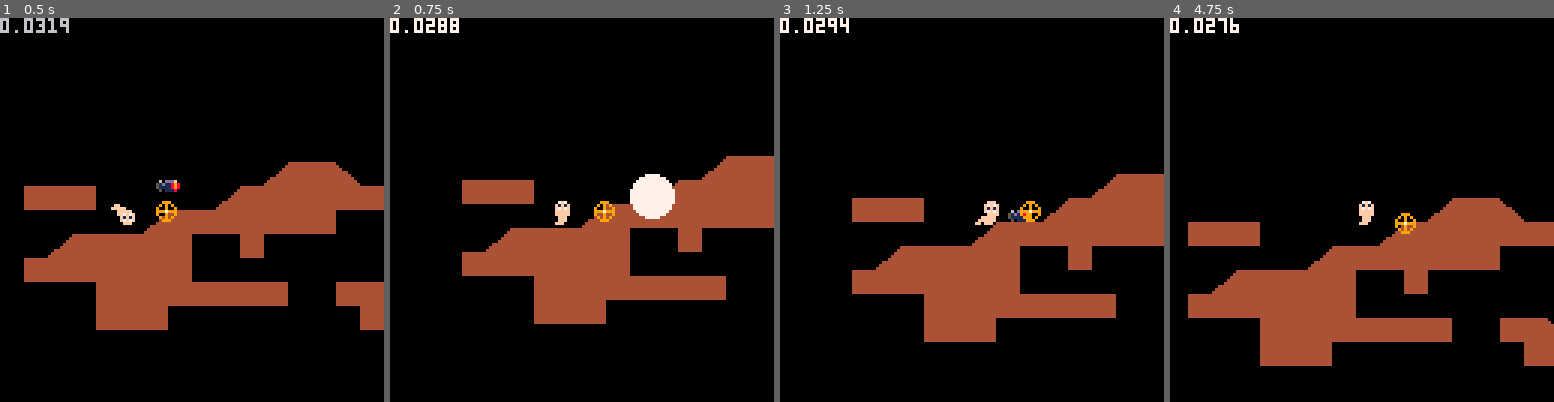
Above: before the commit, frames 1-4 (left to right).
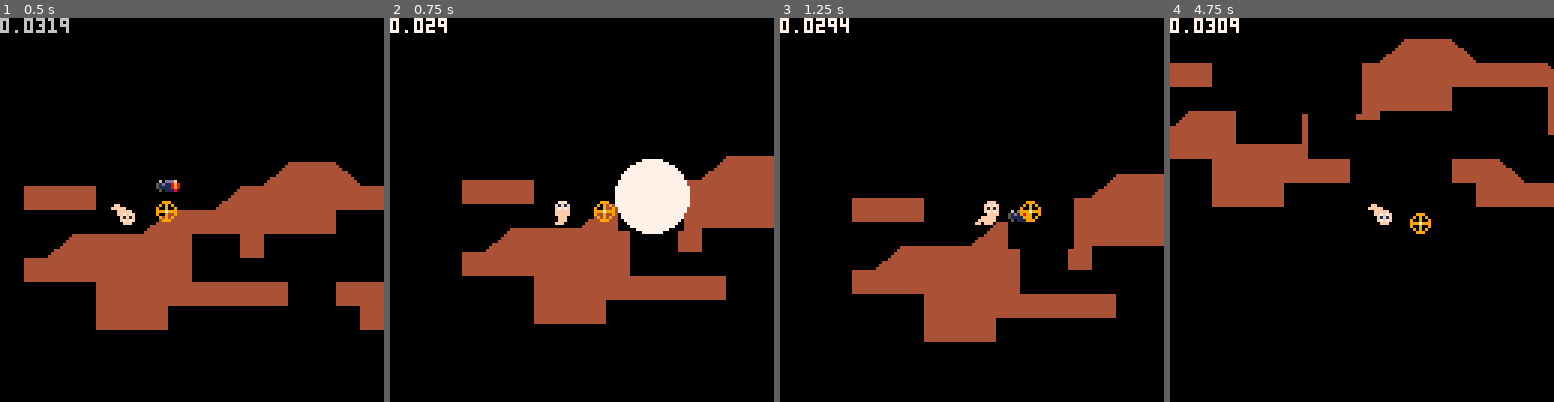
Above: after the commit, the same moments.

Repository: thomasvt/PICO-8-Worms
Game: PICO-8 cartridge worms.p8
The game is run twice, just before and just after one commit, with the same random seed, the same clock (stepped at 60 frames per second) and the same inputs.
Inputs:
- Up to frame 1 (0.5 s): tap X (X key) at 0.33 s
- Up to frame 2 (0.75 s): tap O (Z key) at 0.7 s
- Up to frame 3 (1.25 s): tap X (X key) at 1.07 s
- Up to frame 4 (4.75 s): hold Right 1.6-2.1 s; tap O (Z key) every 0.4 s from 1.7 to 4.5 s; tap X (X key) at 1.85, 2.97, 4.08 s; hold Up 2.15-2.42 s; hold Right 2.47-3.03 s; hold Left 3.08-3.58 s; hold Down 3.63-3.97 s; hold Right 4.02-4.68 s; hold Up from 4.73 s (still down)

Frame 1 is identical in both runs. In frame 2, 2.1% of the frame differs, in the area x 12-79%, y 0-57%; in frame 3, 1.4%; in frame 4, 34%, in the area x 0-100%, y 0-91%.

Commit message:
destory terrain

Diff:
--- a/worms.p8
+++ b/worms.p8
@@ -121,6 +121,26 @@
  x \= 1
  y \= 1
  return peek(0x8000+(y<<7)+(x>>1)) > 0
+end
+
+function l_destroy(x,y,r)
+ local d = r*2+1
+ local x0 = x - r
+ local y0 = y - r
+ local x1 = x0+d
+ local y1 = y0+d
+
+ x0 = min(lvl_w,max(0,x0))
+ y0 = min(lvl_h,max(0,y0))
+ x1 = min(lvl_w,max(0,x1))
+ y1 = min(lvl_h,max(0,y1))
+
+ local addr = 0x8000+(y0<<7)+(x0>>1)
+
+ for i=y0,y1 do
+  memset(addr,0,(x1-x0+2)/2)
+  addr += 128
+ end
 end
 -->8
 -- worms : w
@@ -318,7 +338,12 @@
 	if b.collide then
   del(bodies,b)
   del(bullets,b)
-  r_emit(b.x, b.y, 7)
+  -- penetrate terrain a bit:
+  local x = b.x+b.vx*2
+  local y = b.y+b.vy*2
+  -- boom!:
+  r_emit(x,y, 12)
+  l_destroy(x,y, 10)
 	end
 
  -- set sprite 4 direction:
